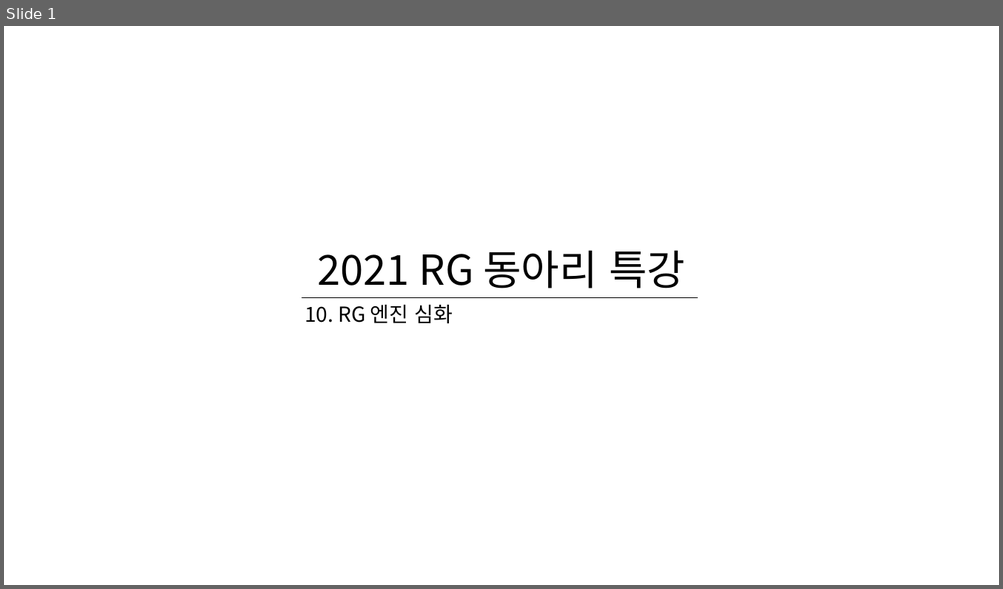
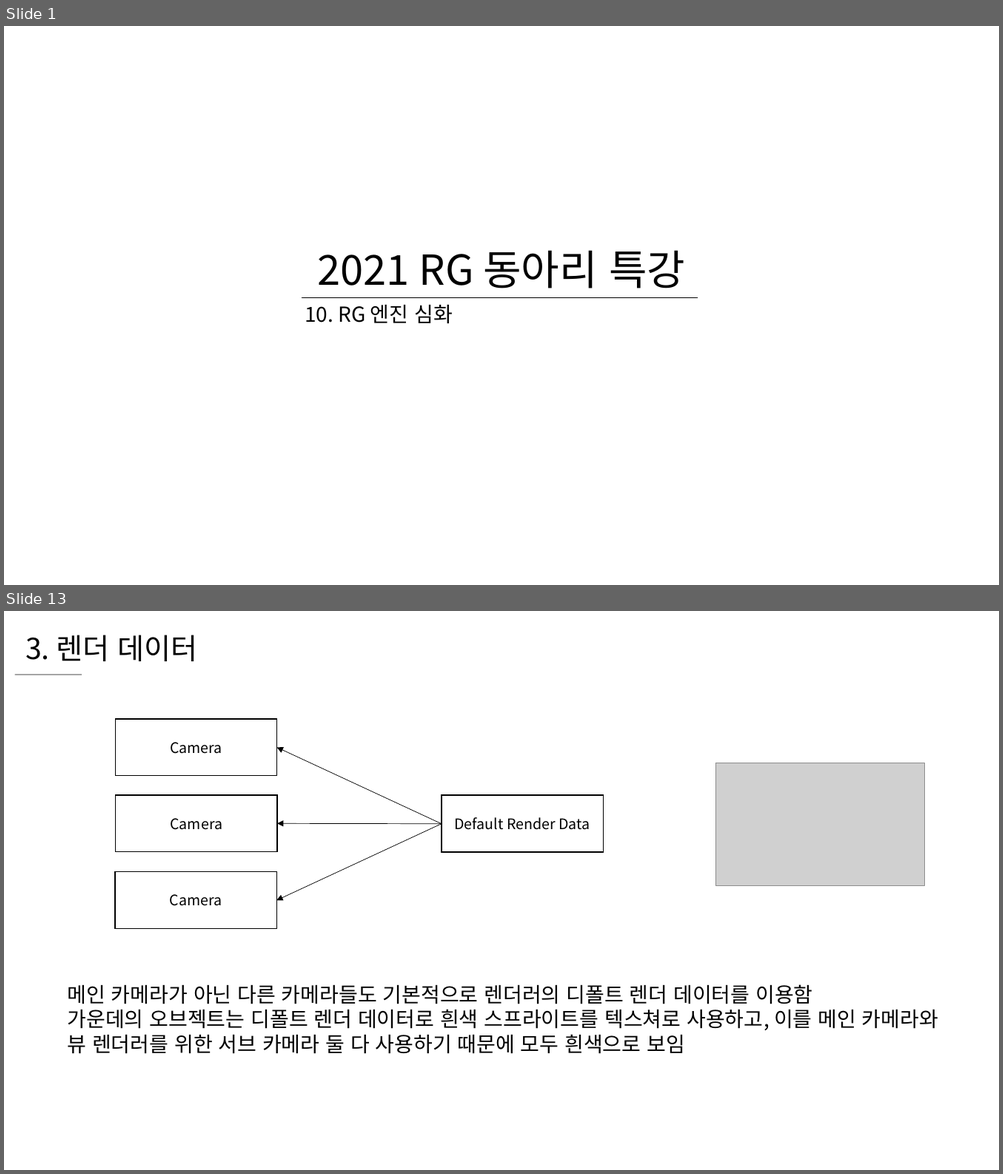
Before and after one commit to WooLyung/2021-RG-Lecture, a slide deck: 수업 자료/10 - RG 엔진 심화.pptx. Shown one above the other, each under a label of ours: slide 1 before the commit, slides 1 and 13 after it; the slides between them are not shown. The pictures are 1003x589 and 1003x1174 pixels, drawn with LibreOffice and Linux fonts; fonts in the diff are those of the drawing; grey boxes stand for pictures. Boxes give left, top, right and bottom in pixels: in the first picture for what was removed or moved away, otherwise in the second. Text is boxed around its words. In the diff, an @@ line names an element or a change of style, - is before the commit and + after.

```diff
--- a/수업 자료/10 - RG 엔진 심화.pptx
+++ b/수업 자료/10 - RG 엔진 심화.pptx
@@ slide 13 added at (4,611,999,1170), background #FFFFFF @@
@@ text added at (25,635,197,661), 28 pt, text #000000 @@
+3. 렌더 데이터
@@ line added from (14, 675) to (82, 675), #000000 0.5 pt @@
@@ rectangle added at (115,719,277,776), fill #FFFFFF, outline #000000 1 pt, 14 pt, text #000000 @@
+Camera
@@ arrow added from (441, 823) to (277, 748), #000000 0.5 pt @@
@@ picture added at (716,763,925,886) @@
@@ rectangle added at (116,795,278,852), fill #FFFFFF, outline #000000 1 pt, 14 pt, text #000000 @@
+Camera
@@ rectangle added at (441,795,603,852), fill #FFFFFF, outline #000000 1 pt, 14 pt, text #000000 @@
+Default Render Data
@@ arrow added from (441, 823) to (276, 900), #000000 0.5 pt @@
@@ arrow added from (441, 823) to (277, 823), #000000 0.5 pt @@
@@ rectangle added at (115,872,277,929), fill #FFFFFF, outline #000000 1 pt, 14 pt, text #000000 @@
+Camera
@@ text added at (68,985,938,1054), 20 pt, text #000000 @@
+메인 카메라가 아닌 다른 카메라들도 기본적으로 렌더러의 디폴트 렌더 데이터를 이용함
+가운데의 오브젝트는 디폴트 렌더 데이터로 흰색 스프라이트를 텍스쳐로 사용하고, 이를 메인 카메라와
+뷰 렌더러를 위한 서브 카메라 둘 다 사용하기 때문에 모두 흰색으로 보임
```
Also in this commit, not shown: 3 slides changed, 12 other slides added.
